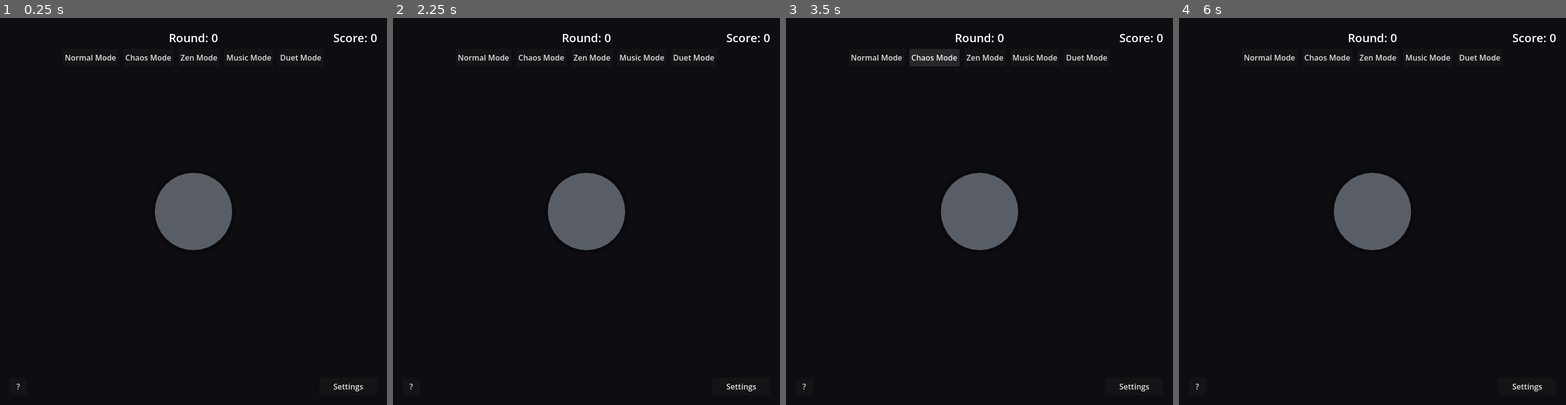
Above: before the commit, frames 1-4 (left to right).
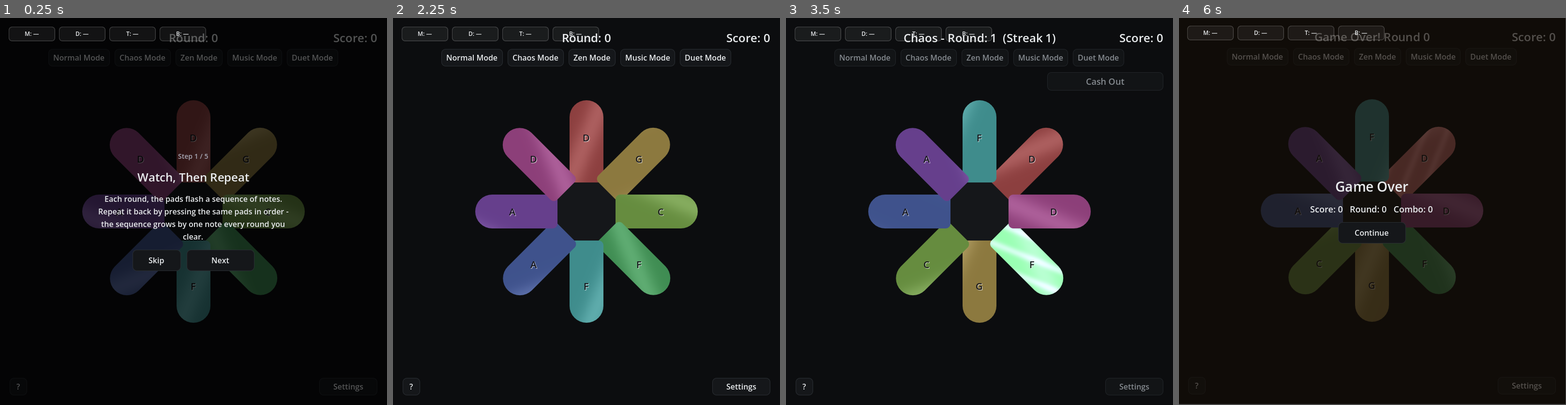
Above: after the commit, the same moments.

Repository: jaguarshadow/Simon
Game: Godot game, scene res://scenes/Main.tscn
Same seed, same stepped clock (60 frames per second), same inputs: the game is played once before the commit and once after it.
Inputs (mouse positions are in pixels of both pictures, inside the frame that each line leads up to):
- Up to frame 1 (0.25 s): no input
- Up to frame 2 (2.25 s): click "Normal Mode" at 0.5 s; click "Normal Mode" at 1.25 s; click (547, 261) at 2 s, where only the run after the commit has a clickable "Skip"
- Up to frame 3 (3.5 s): click "Chaos Mode" at 2.75 s
- Up to frame 4 (6 s): click "?" at 3.5 s; click (1496, 79) at 4.25 s, where only the run after the commit has a clickable "Cash Out"; click (1333, 261) at 5 s, where only the run after the commit has a clickable "Skip"; click (1422, 161) at 5.77 s

The runs differ from the first frame. In frame 1, 15% of the frame differs, in the area x 2-98%, y 2-97%; in frame 2, 17%; in frame 3, 17%; in frame 4, 17%, in the area x 0-100%, y 0-100%.
Error before the commit: Parse Error: Cannot infer the type of "fortissimo_new_best" variable because the value doesn't have a set type. (res://scripts/Main.gd:1878)

Commit message:
Fix type-inference error on fortissimo_new_best
Dictionary access (equipped_modifiers[...]) returns Variant, so a := chain
comparing it against a String inside an and-expression couldn't infer a
concrete type. Explicit ": bool" annotation fixes it. Audited the rest of
the new modifier code for the same pattern - no other instances found.

Co-Authored-By: Claude Sonnet 5 <noreply@anthropic.com>

Diff:
--- a/scripts/Main.gd
+++ b/scripts/Main.gd
@@ -1875,7 +1875,7 @@
 	var total := _cash_out_total()
 	if total <= 0:
 		return
-	var fortissimo_new_best := equipped_modifiers["multiplier"] == "fortissimo" and _mod_level("fortissimo") >= 5 and _current_wave_length() > best_streak_this_run
+	var fortissimo_new_best: bool = equipped_modifiers["multiplier"] == "fortissimo" and _mod_level("fortissimo") >= 5 and _current_wave_length() > best_streak_this_run
 	if fortissimo_new_best:
 		total += FORTISSIMO_FANFARE_BONUS
 	# Captured before the streak resets below - Encore needs the phrase that
